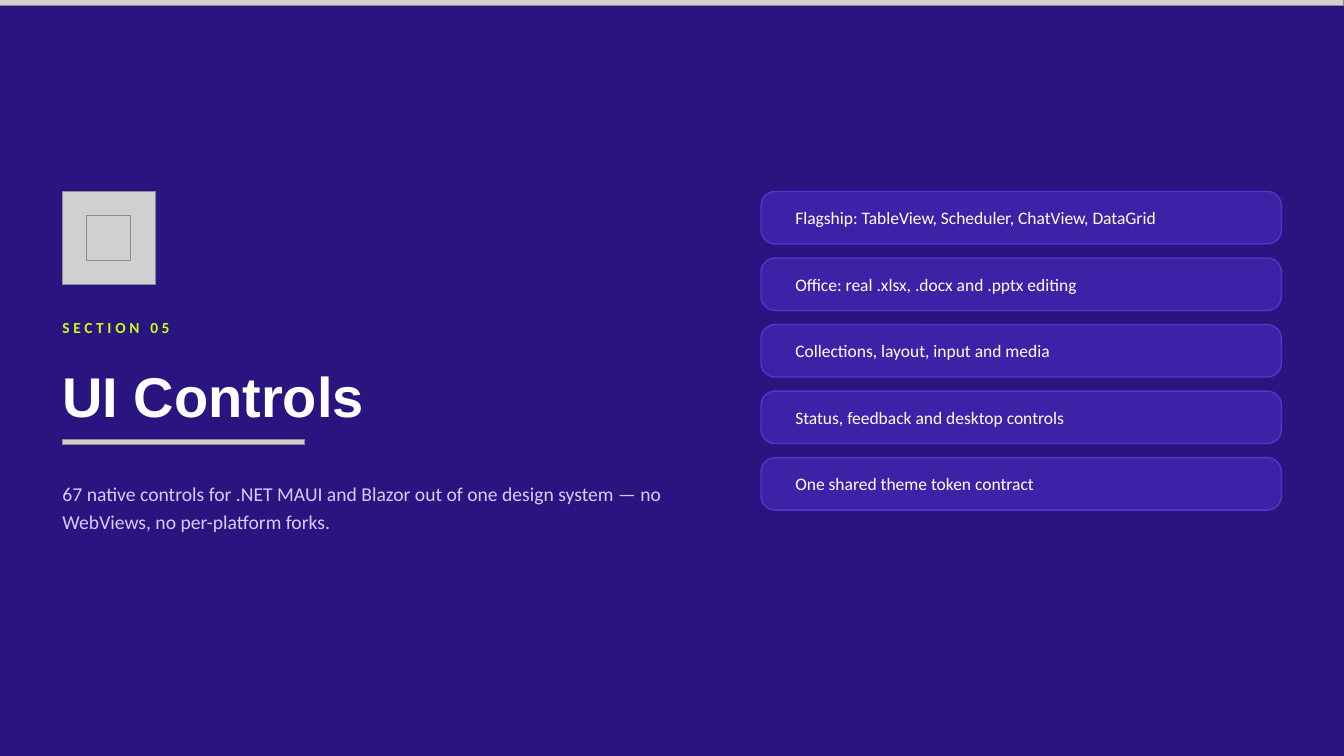
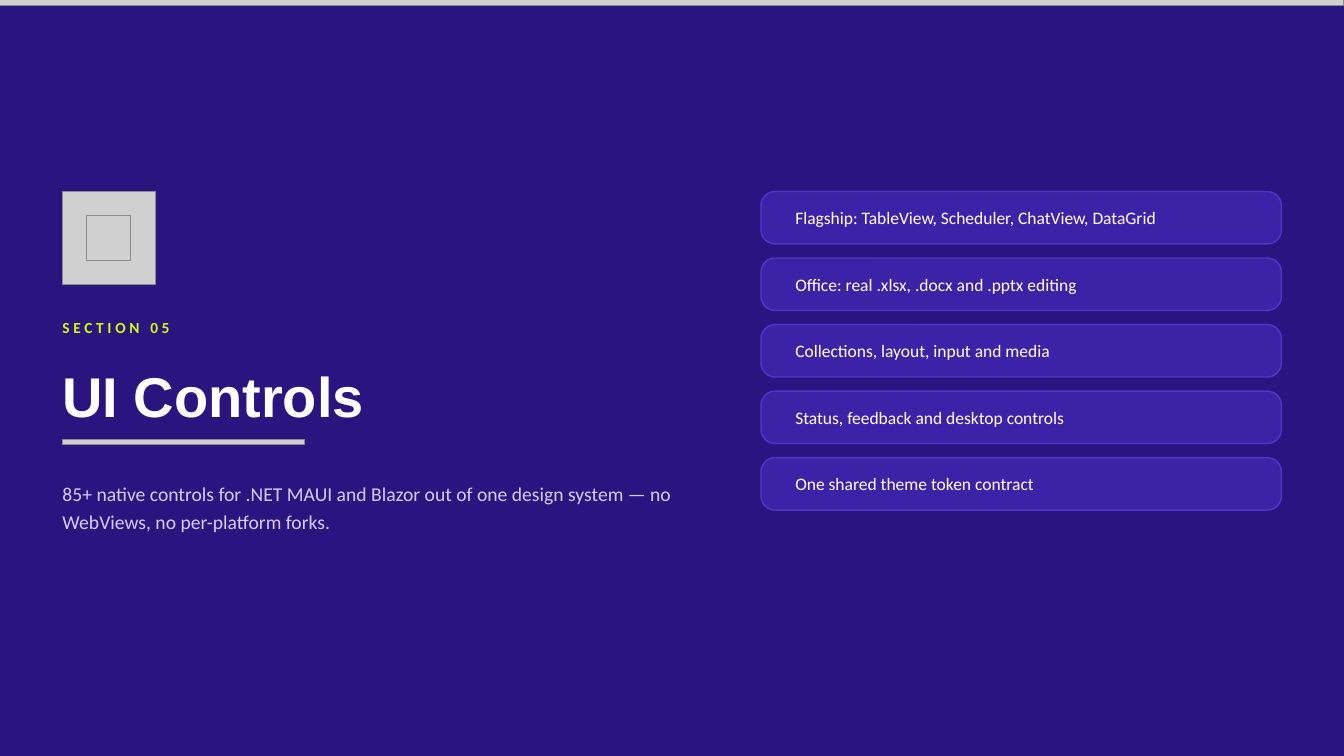
Before and after one commit to shinyorg/documentation, a slide deck: slide 18 of presentations/Shiny.NET-Overview.pptx. Drawn at 1344x756 pixels with LibreOffice and Linux fonts; fonts in the diff are those of the drawing; grey boxes stand for pictures. Boxes give left, top, right and bottom in pixels: in the first picture for what was removed or moved away, otherwise in the second. Text is boxed around its words. In the diff, an @@ line names an element or a change of style, - is before the commit and + after.

```diff
--- a/presentations/Shiny.NET-Overview.pptx
+++ b/presentations/Shiny.NET-Overview.pptx
@@ text at <box>62,487,671,532</box>: text changed @@
-67 native controls for .NET MAUI and Blazor out of one design system — no WebViews, no per-platform forks.
+85+ native controls for .NET MAUI and Blazor out of one design system — no WebViews, no per-platform forks.
```
Also in this commit, not shown: 4 other slides changed, 37 other files.
